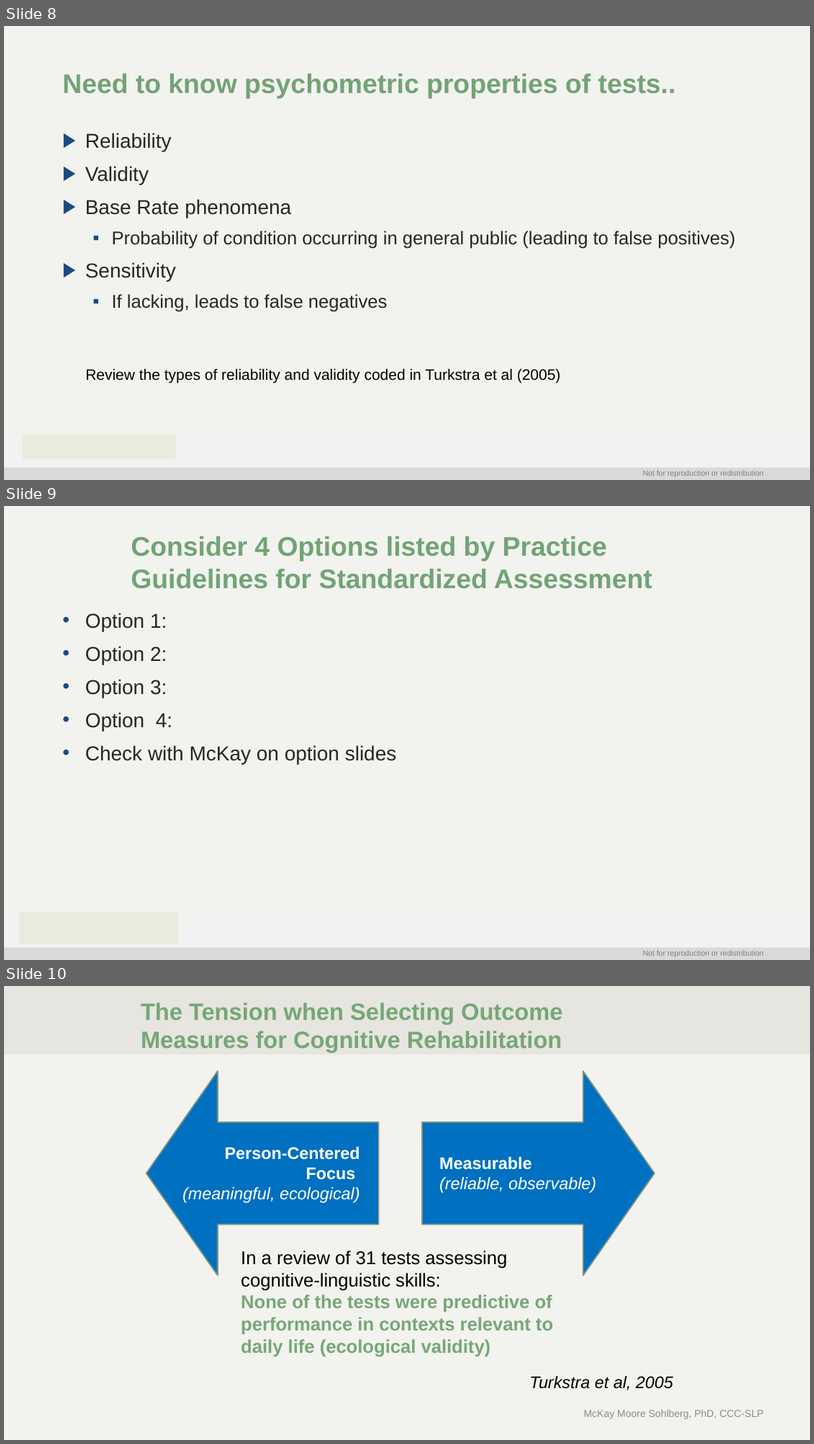
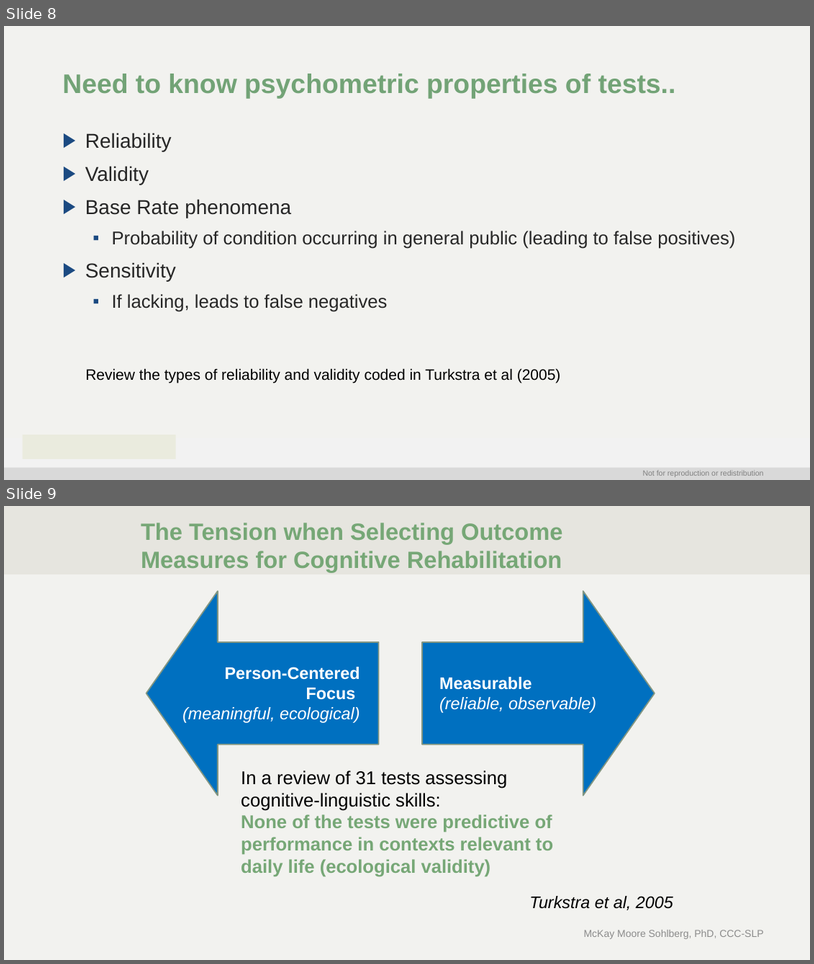
Before and after one commit to Jim-Wright90/cds_663_winter_2021, a slide deck: slides/Week2__21_Assessment_Fundamentals.pptx. Shown one above the other, each under a label of ours: slides 8, 9 and 10 before the commit, slides 8 and 9 after it. The pictures are 814x1444 and 814x964 pixels, drawn with LibreOffice and Linux fonts; fonts in the diff are those of the drawing; background and template pictures are left out. Boxes give left, top, right and bottom in pixels: in the first picture for what was removed or moved away, otherwise in the second. Text is boxed around its words. In the diff, an @@ line names an element or a change of style, - is before the commit and + after.

```diff
--- a/slides/Week2__21_Assessment_Fundamentals.pptx
+++ b/slides/Week2__21_Assessment_Fundamentals.pptx
@@ slide 9 removed at [4,506,810,960], background #F2F2EF; not listed: 3 template elements that a slide beside it also shows @@
@@ title removed at [131,536,653,589] @@
-Consider 4 Options listed by Practice Guidelines for Standardized Assessment
@@ text removed at [85,613,397,764] @@
-• Option 1:
-• Option 2:
-• Option 3:
-• Option 4:
-• Check with McKay on option slides
@@ rectangle removed at [19,912,178,943] @@
@@ what was slide 10 is now slide 9 @@
```
Also in this commit, not shown: 6 slides changed, 1 other slide removed, 1 other file.
